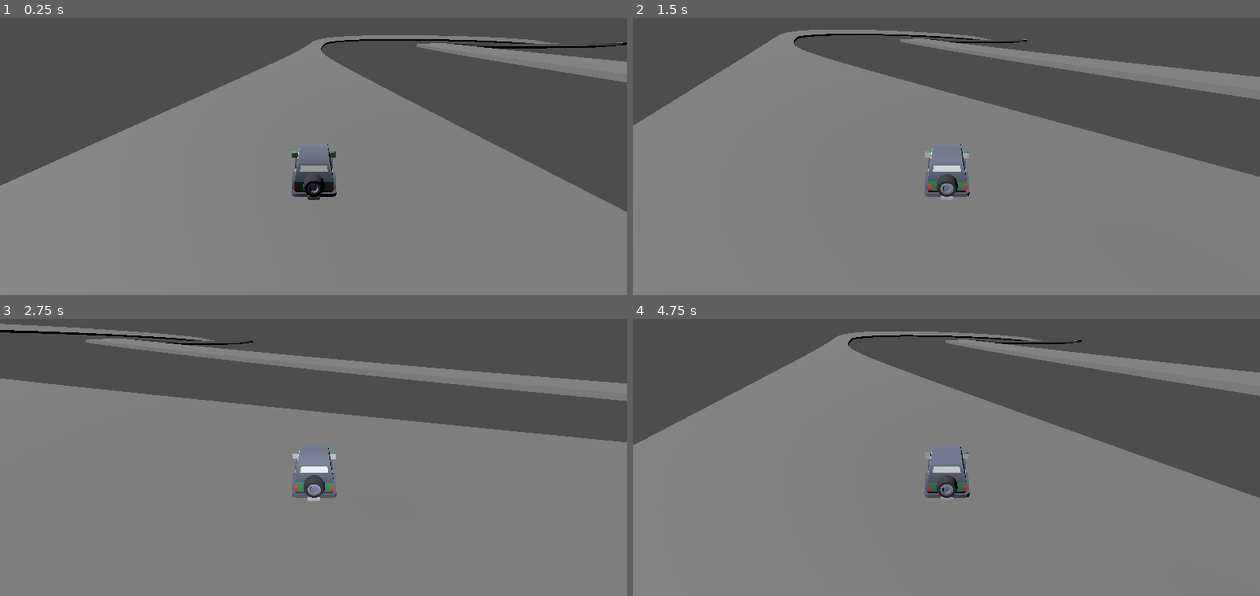
Above: before the commit, frames 1-4 (two rows, left to right).
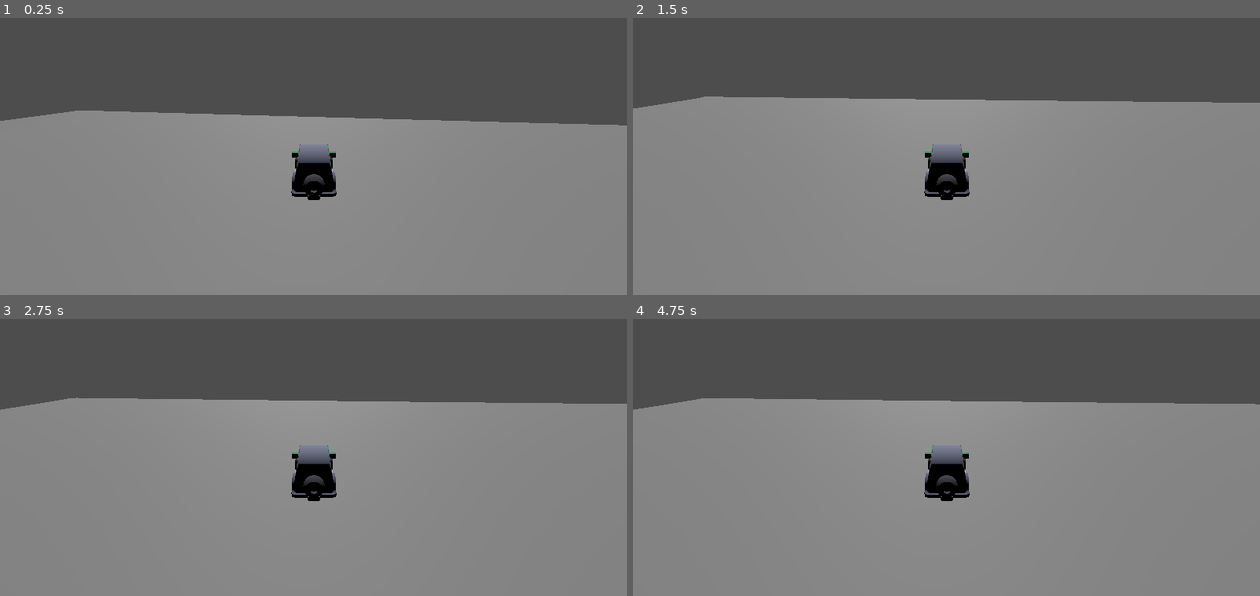
Above: after the commit, the same moments.

Repository: pGabrielVP/carro-godot
Game: Godot game, scene res://mapa.tscn
Same seed, same stepped clock (60 frames per second), same inputs: the game is played once before the commit and once after it. The project has no main scene, so this scene is started directly.
Inputs:
- Up to frame 1 (0.25 s): no input
- Up to frame 2 (1.5 s): hold D (direita_arcade) 0.53-1.28 s; hold Q (acelerador_leve) 0.53-1.28 s; hold Down (marcha_baixo) from 1.28 s (still down); tap W (acelerador_medio) at 1.35 s
- Up to frame 3 (2.75 s): release Down (marcha_baixo) at 2.03 s; hold D (direita_arcade) from 2.03 s (still down); hold E (acelerador_pesado) from 2.03 s (still down)
- Up to frame 4 (4.75 s): release D (direita_arcade) at 2.78 s; release E (acelerador_pesado) at 2.78 s; hold Up (marcha_cima) 2.78-3.53 s; tap Space (embreagem) at 2.85 s; tap Enter at 3.5 s; hold Shift (freio) 3.53-4.28 s; hold A (esquerda_arcade) from 3.53 s (still down); tap S (re_arcade) at 4.35 s

The runs differ from the first frame. In frame 1, 17% of the frame differs, in the area x 0-100%, y 6-70%; in frame 2, 16%; in frame 3, 12%; in frame 4, 17%, in the area x 0-100%, y 4-66%.

Commit message:
reduz path_interval
reduz path_interval para reduzir o lag no editor

Diff:
--- a/mapa.tscn
+++ b/mapa.tscn
@@ -26,7 +26,7 @@
 mode = 2
 path_node = NodePath("..")
 path_interval_type = 0
-path_interval = 0.1
+path_interval = 0.5
 path_simplify_angle = 0.0
 path_rotation = 2
 path_rotation_accurate = false
@@ -36,4 +36,4 @@
 path_joined = true
 
 [node name="Carro" parent="." instance=ExtResource("1_2jh14")]
-transform = Transform3D(-0.0115887, 0, -0.999933, 0, 1, 0, 0.999933, 0, -0.0115887, 0, 5.34111, -60.9037)
+transform = Transform3D(1, 0, 0, 0, 1, 0, 0, 0, 1, 0, 6.63444, -61.9782)
